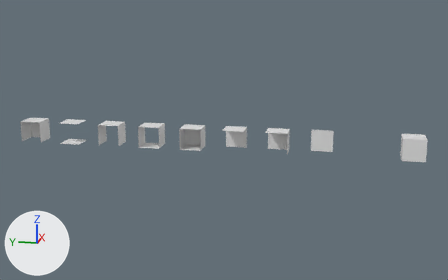
A saved change to the Blender file Assets/Models/WaterBlock.blend.
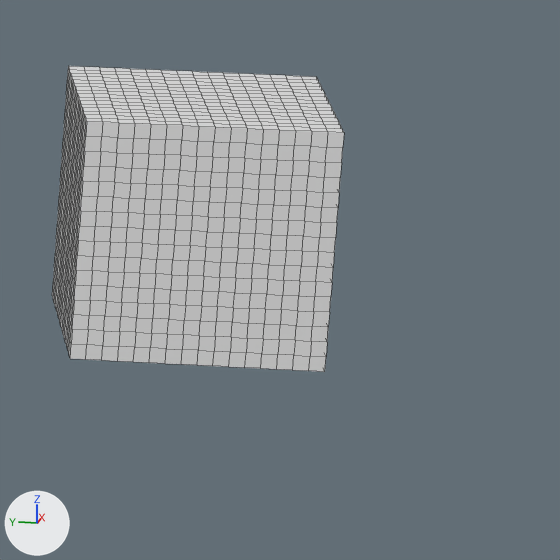
Each version is shown whole from a 50 mm camera at (-27.59, 2.98, 6.84) aimed at (0.08, 8.51, -0.08), then close up on the part from 88% to 100% of the width and 46% to 64% of the height. Arrows for +X, +Y and +Z are at lower left; the lights stay in place. The close-ups show mesh edges as thin lines.

Objects in the first close-up: '0'.
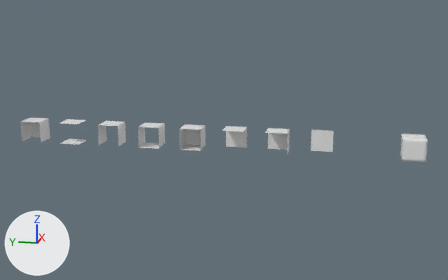
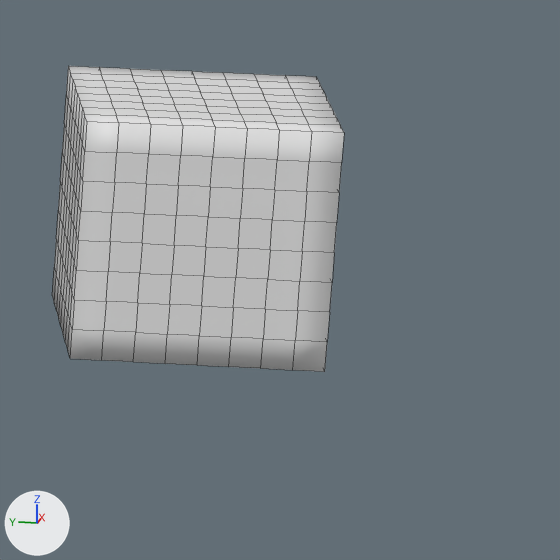
Location of each change, (x1, y1, x2, y2) in pixels of the close-ups (560 x 560 px):
'0', reshaped
    both: (52, 66, 344, 372)

The change, as a diff of the scene's bpy script:
```diff
--- a/Assets/Models/WaterBlock.blend.py
+++ b/Assets/Models/WaterBlock.blend.py
@@ me_cube_009 @@
 # used by ob_0; location = (0.0, 0.0, 0.0)
-me_cube_009.from_pydata(...)  # 1538 vertices, 1536 faces; spans x -0.5..0.5, y -0.5..0.5, z -0.5..0.5
+me_cube_009.from_pydata(...)  # 386 vertices, 384 faces; spans x -0.5..0.5, y -0.5..0.5, z -0.5..0.5
+# me_cube_009 part 1: the surface is now shaded smooth
 me_cube_009.materials.append(mat_material)
```
